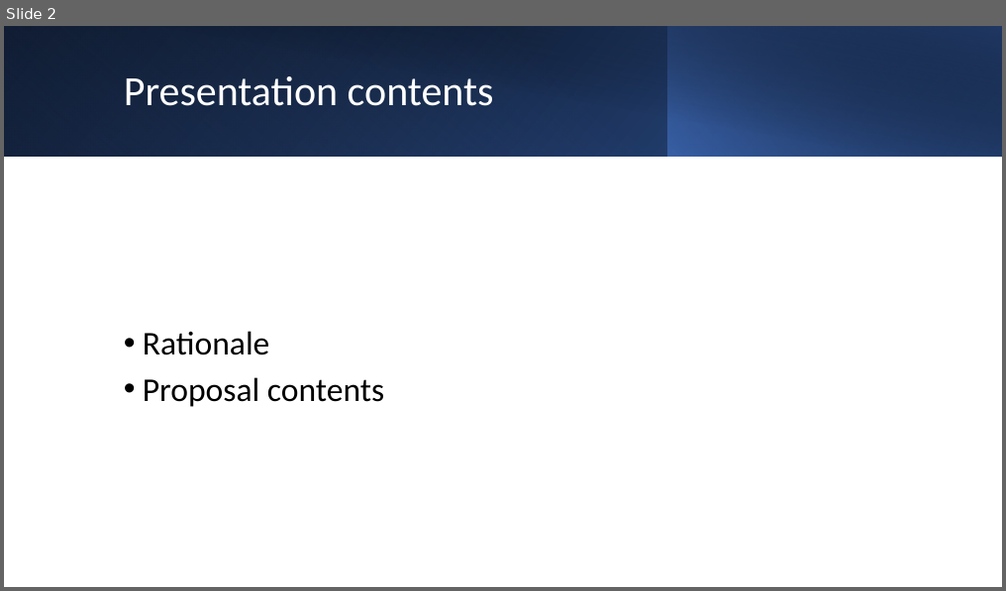
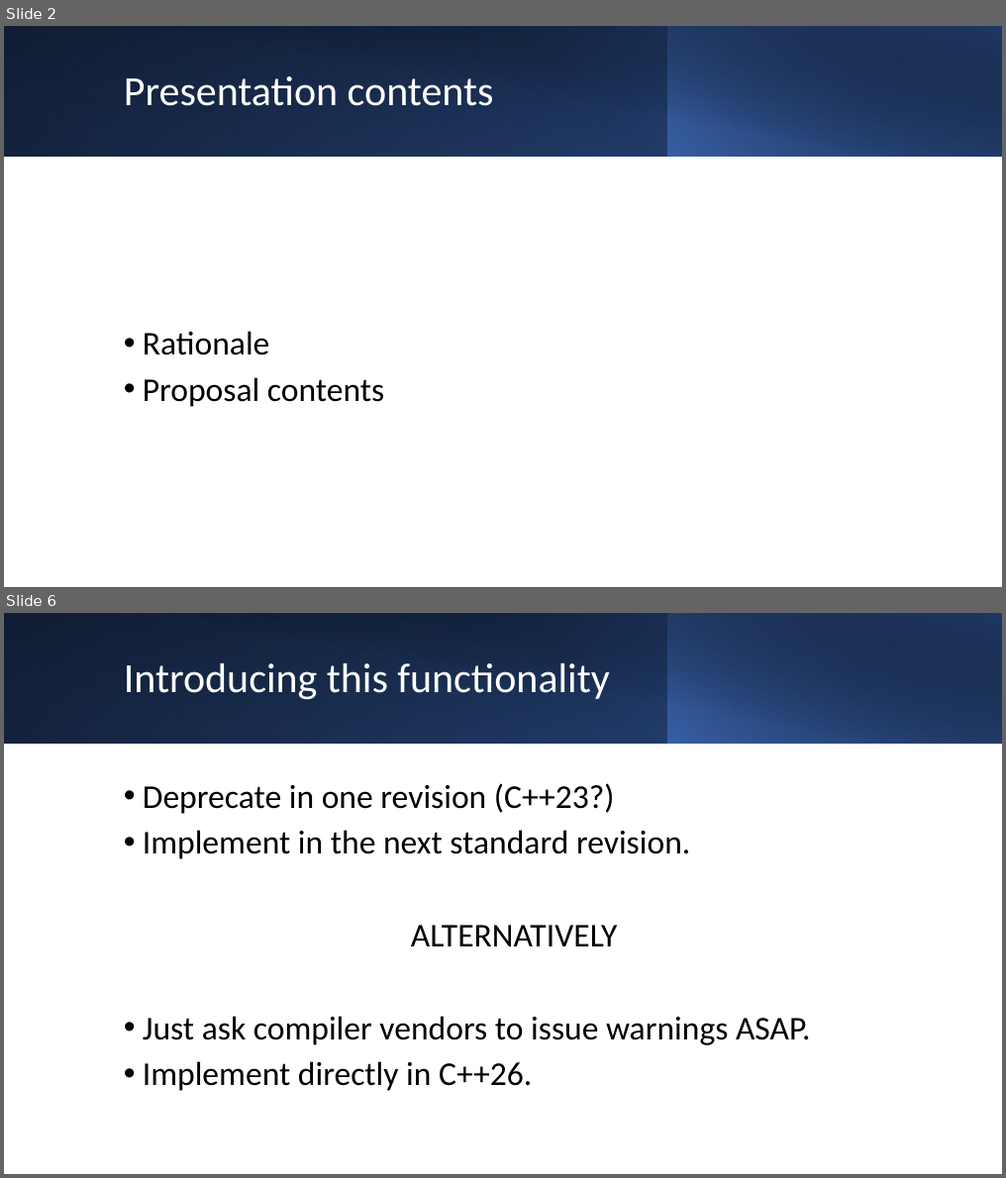
Before and after one commit to BengtGustafsson/isocpp-proposals, a slide deck: P2669-DeprecateKindChange/DeprecateKindChange.pptx. Shown one above the other, each under a label of ours: slide 2 before the commit, slides 2 and 6 after it; the slides between them are not shown. The pictures are 1006x591 and 1006x1178 pixels, drawn with LibreOffice and Linux fonts; fonts in the diff are those of the drawing. Boxes give left, top, right and bottom in pixels: in the first picture for what was removed or moved away, otherwise in the second. Text is boxed around its words. In the diff, an @@ line names an element or a change of style, - is before the commit and + after.

```diff
--- a/P2669-DeprecateKindChange/DeprecateKindChange.pptx
+++ b/P2669-DeprecateKindChange/DeprecateKindChange.pptx
@@ slide 6 added at (4, 613, 1002, 1174), background #FFFFFF @@
@@ rectangle added at (4, 613, 1002, 744), fill gradient #000000 to #2F5597 @@
@@ rectangle added at (4, 613, 668, 744), fill gradient #4472C4 to #203864 @@
@@ rectangle added at (42, 613, 1002, 744), fill gradient #000000 to #203864 @@
@@ rectangle added at (668, 613, 1002, 744), fill gradient #4472C4 to #000000 @@
@@ title added at (124, 663, 609, 700), 40 pt, text #FFFFFF @@
+Introducing this functionality
@@ text added at (143, 783, 811, 1091), 32 pt, text #000000 @@
+• Deprecate in one revision (C++23?)
+• Implement in the next standard revision.
+ALTERNATIVELY
+• Just ask compiler vendors to issue warnings ASAP.
+• Implement directly in C++26.
```
Also in this commit, not shown: 4 slides changed, 1 other slide added, 1 other file.
